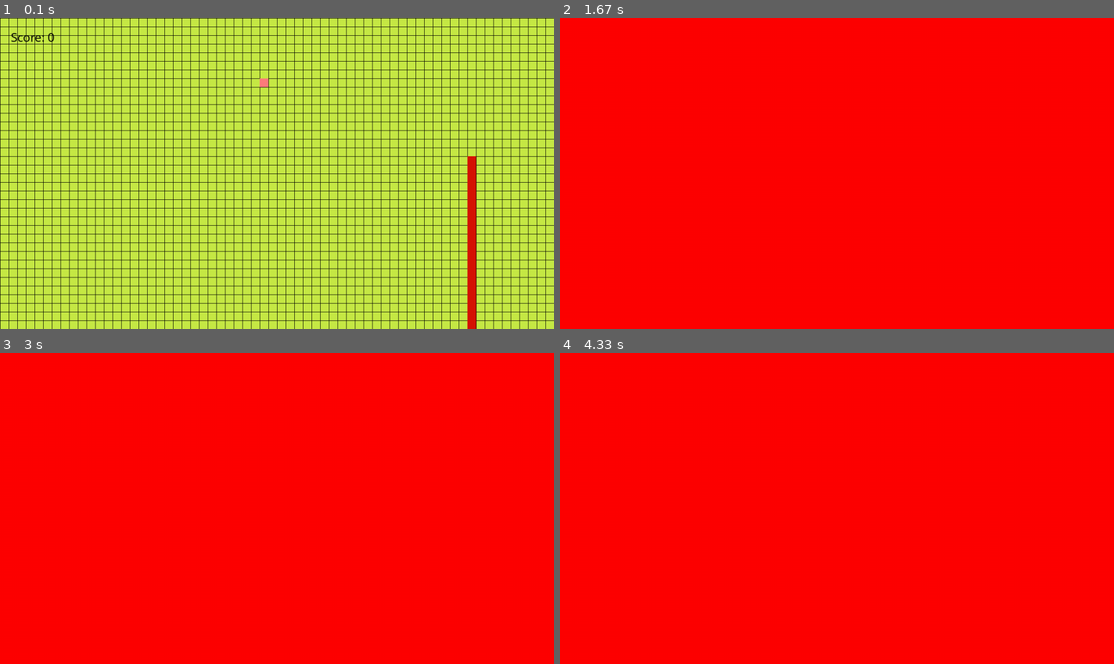
Above: before the commit, frames 1-4 (two rows, left to right).
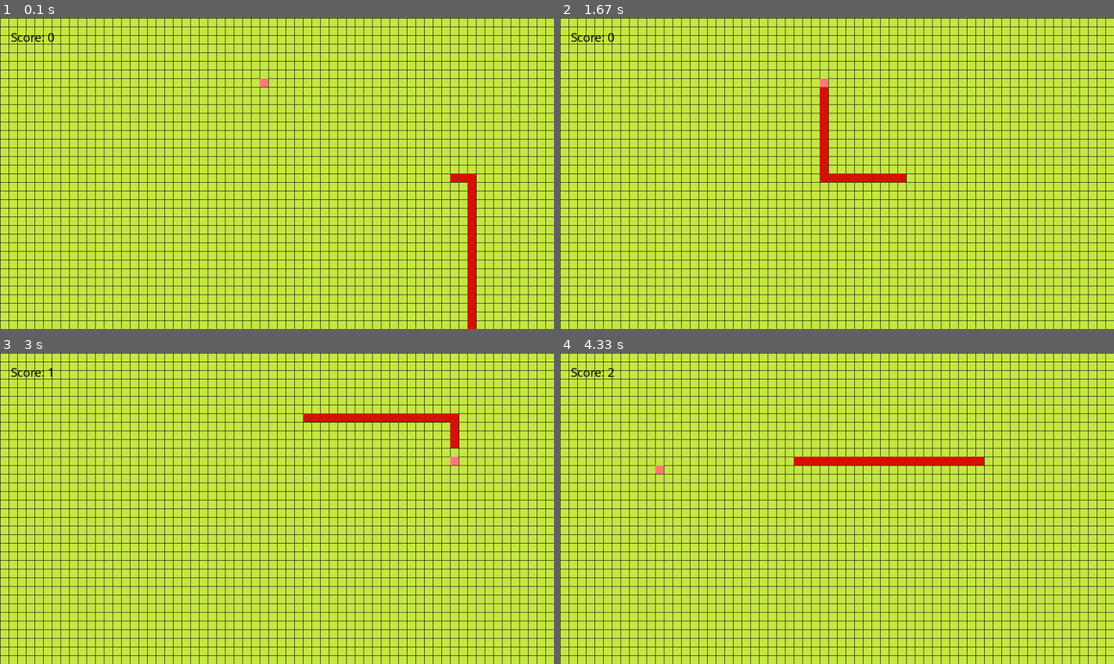
Above: after the commit, the same moments.

Repository: Dominikk27/PyGame-Snake
Game: pygame game, started from src/main.py
Same seed, same stepped clock (60 frames per second), same inputs: the game is played once before the commit and once after it.
Inputs:
- Up to frame 1 (0.1 s): no input
- Up to frame 2 (1.67 s): no input
- Up to frame 3 (3 s): no input
- Up to frame 4 (4.33 s): no input

The runs differ from the first frame. In frame 1, 0.2% of the frame differs, in the area x 81-86%, y 44-53%; in frame 2, 100%, in the area x 0-100%, y 0-100%; in frame 3, 100%; in frame 4, 100%.

Commit message:
Added DumbSnakeAI

Diff:
--- /dev/null
+++ b/src/Autopilot/DumbSnake.py
@@ -0,0 +1,70 @@
+import random
+
+class DumbSnake:
+    def __init__(self, snake, food):
+        self.snake = snake
+        self.food = food
+
+
+    def chose_direction(self):
+        self.head_pos = (self.snake.head[0], self.snake.head[1])
+        self.food_pos = (self.food.position[0], self.food.position[1])
+
+        safe_directions = self.get_safe_directions()
+        preferred_direction = self.get_preferred_direction()
+
+        if preferred_direction in safe_directions:
+            self.snake.change_direction(preferred_direction)
+        else:
+            if safe_directions:
+                self.snake.change_direction(random.choice(safe_directions))
+
+
+    def is_safe_move(self, direction):
+        new_head = (
+            self.snake.head[0] + direction[0],
+            self.snake.head[1] + direction[1]
+        )
+
+        if new_head in self.snake.body:
+            return False
+
+        if new_head[0] < 0 or new_head[0] >= self.snake.board.columns:
+            return False
+
+        if new_head[1] < 0 or new_head[1] >= self.snake.board.rows:
+            return False
+
+        return True
+
+    def get_safe_directions(self):
+
+        directions = [
+            (0, -1),
+            (0, 1),
+            (-1, 0),
+            (1, 0)
+        ]
+
+        safe_directions = []
+
+        for dir in directions:
+            if self.is_safe_move(dir):
+                safe_directions.append(dir)
+        return safe_directions
+
+
+    def get_preferred_direction(self):
+        if self.head_pos[0] > self.food_pos[0]:
+            pref_dir = (-1, 0)
+
+        elif self.head_pos[0] < self.food_pos[0]:
+            pref_dir = (1, 0)
+
+        elif self.head_pos[1] > self.food_pos[1]:
+            pref_dir = (0, -1)
+
+        elif self.head_pos[1] < self.food_pos[1]:
+            pref_dir = (0, 1)
+
+        return pref_dir
--- a/src/main.py
+++ b/src/main.py
@@ -7,6 +7,8 @@
 from Food.Food import Food
 
 from Renderer.Render import Render
+
+from Autopilot.DumbSnake import DumbSnake
 
 
 
@@ -25,6 +27,8 @@
     score = Score()
     food = Food(board, snake, score)
 
+    dumb = DumbSnake(snake, food)
+
 
     running = True
 
@@ -33,7 +37,7 @@
             screen.fill(pygame.Color(199, 234, 70))
             render.draw_grid(board)
             render.draw_score(score)
-
+            dumb.chose_direction()
             snake.move_snake()
             food.eat_food()
             render.draw_snake(board, snake)
